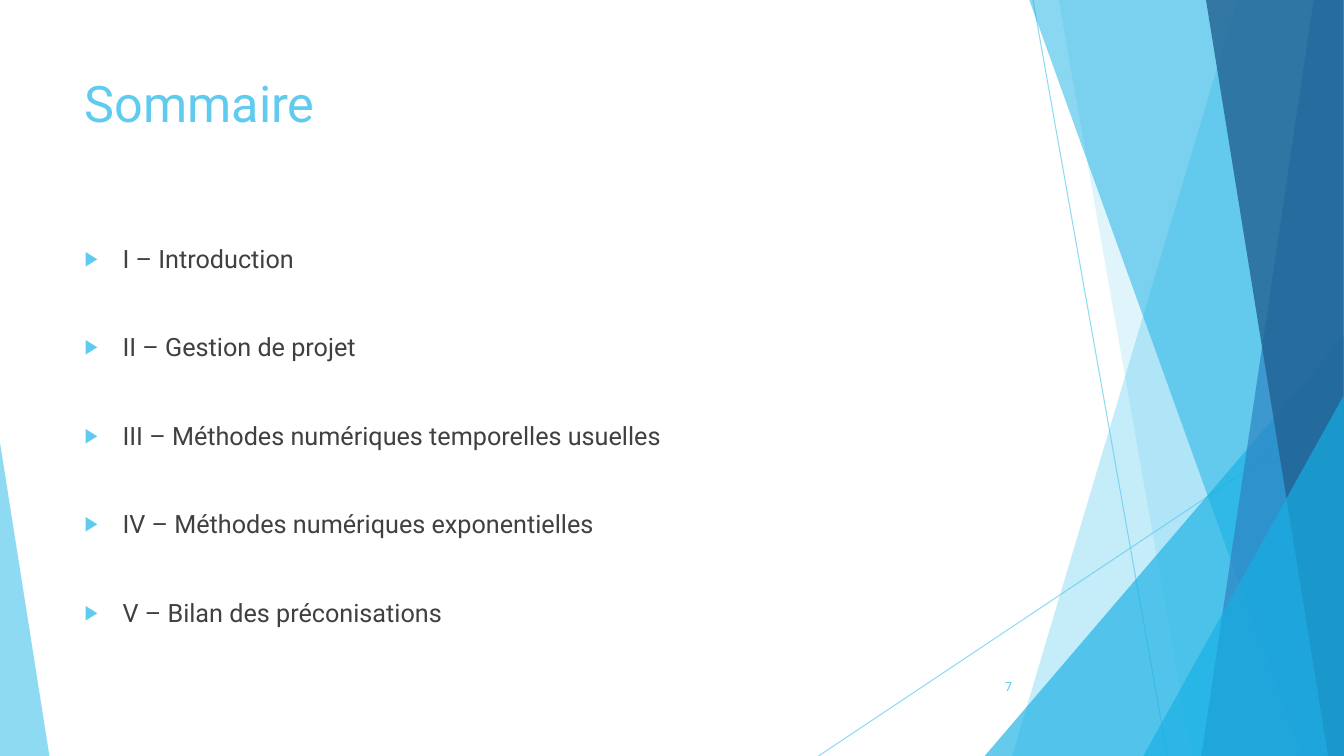
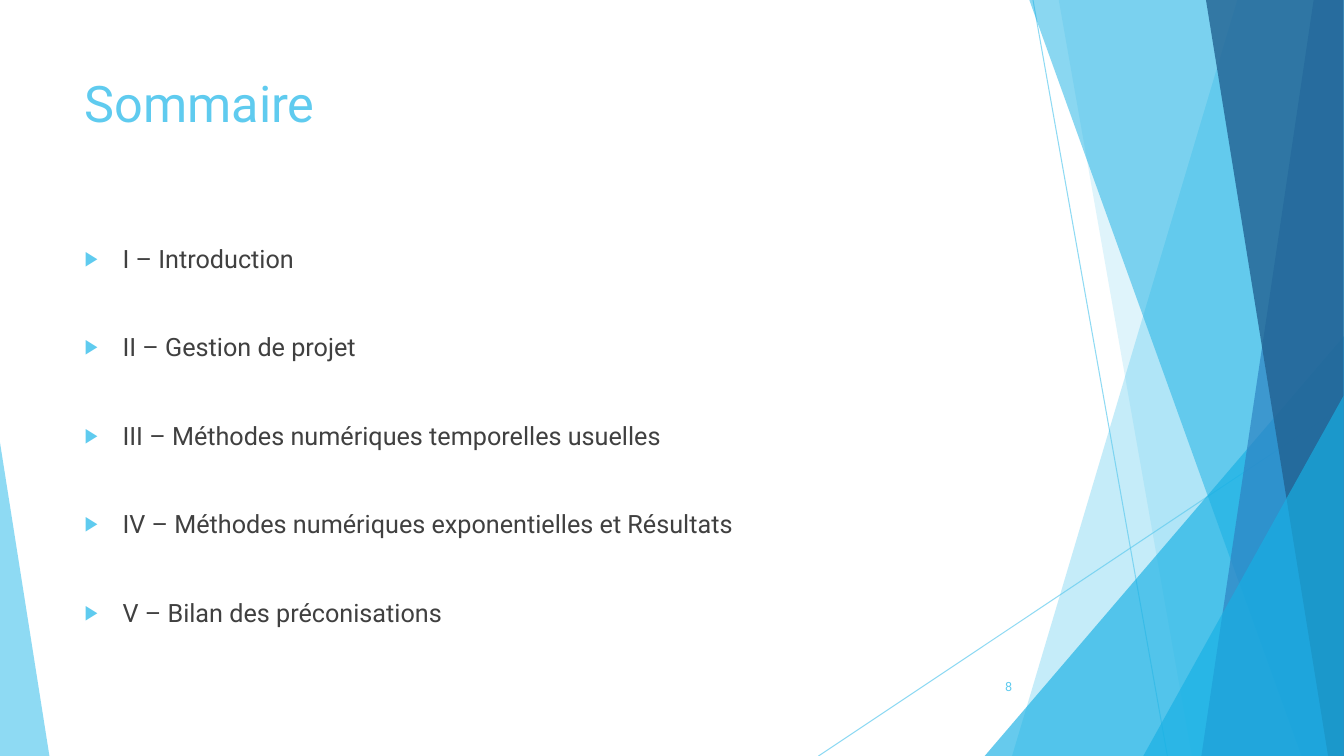
Before and after one commit to pierreXVI/PIE, a slide deck: slide 8 of oral_presentation/Oral_presentation_12_02_2019.pptx (slide 7 before the commit). Drawn at 1344x756 pixels with LibreOffice and Linux fonts; fonts in the diff are those of the drawing. Boxes give left, top, right and bottom in pixels: in the first picture for what was removed or moved away, otherwise in the second. Text is boxed around its words. In the diff, an @@ line names an element or a change of style, - is before the commit and + after.

```diff
--- a/oral_presentation/Oral_presentation_12_02_2019.pptx
+++ b/oral_presentation/Oral_presentation_12_02_2019.pptx
@@ text at box(123, 514, 732, 538): text changed @@
-▶ IV – Méthodes numériques exponentielles
+▶ IV – Méthodes numériques exponentielles et Résultats
@@ page number at box(1005, 682, 1012, 691): text changed @@
-7
+8
```
Also in this commit, not shown: 10 other slides changed, 4 slides added, 7 slides removed, 2 other files.
